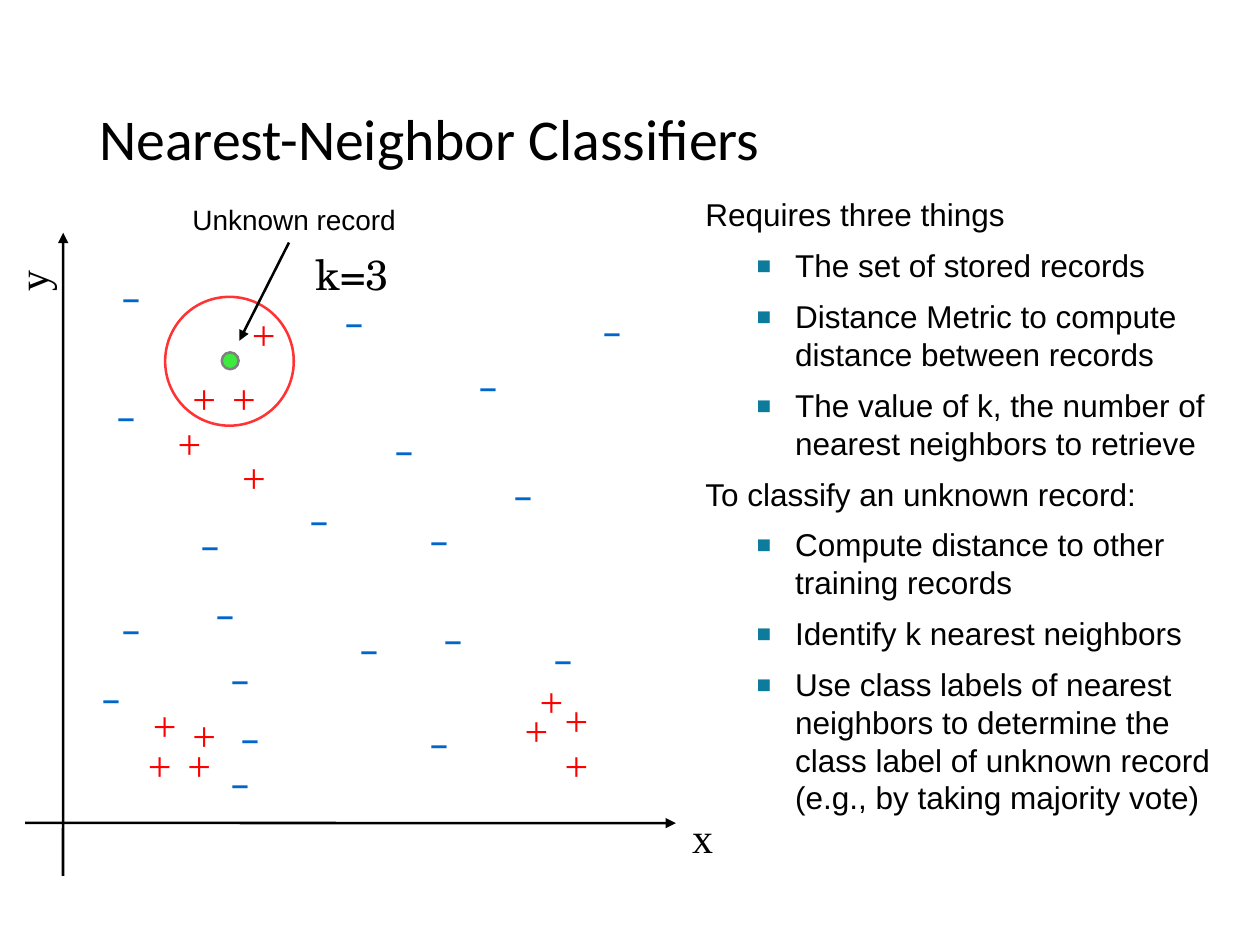
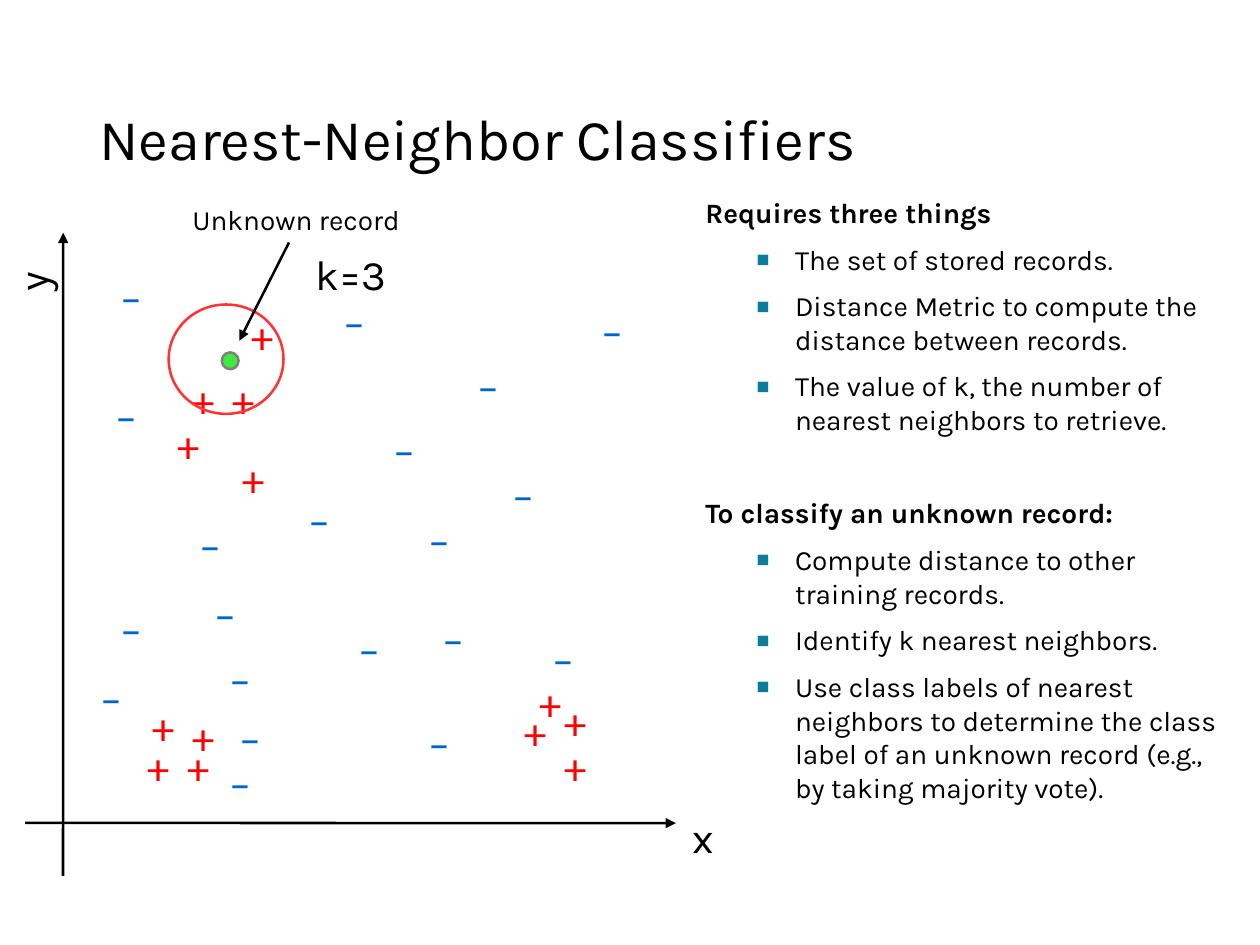
Before and after one commit to mhahsler/Introduction_to_Data_Mining_R_Examples, a slide deck: slide 12 of slides/chap4_alternative_classification.pptx. Drawn at 1260x945 pixels with LibreOffice and Linux fonts; fonts in the diff are those of the drawing. Boxes give left, top, right and bottom in pixels: in the first picture for what was removed or moved away, otherwise in the second. Text is boxed around its words. In the diff, an @@ line names an element or a change of style, - is before the commit and + after.

```diff
--- a/slides/chap4_alternative_classification.pptx
+++ b/slides/chap4_alternative_classification.pptx
@@ title "Nearest-Neighbor Classifiers" at [99, 120, 856, 174]: font Calibri to Karla @@
@@ text "Unknown record" at [192, 211, 400, 231]: font Arial to Karla @@
@@ text at [705, 203, 1113, 530]: size 18 to 16 pt, font Arial to Karla, bold on in "Requires three things", "To classify an unknown record:" @@
@@ text "k=3" at [316, 261, 386, 291]: font TeX Gyre Schola to Karla @@
@@ text at [795, 250, 1197, 437]: text changed; size 18 to 16 pt; font Arial to Karla @@
-  ▪ The set of stored records
-  ▪ Distance Metric to compute distance between records
-  ▪ The value of k, the number of nearest neighbors to retrieve
+  ▪ The set of stored records.
+  ▪ Distance Metric to compute the distance between records.
+  ▪ The value of k, the number of nearest neighbors to retrieve.
@@ ellipse: place and size @@
-ellipse at [165, 297, 294, 426]
+ellipse at [169, 305, 284, 415]
@@ text at [795, 550, 1216, 804]: text changed; size 18 to 16 pt; font Arial to Karla @@
-  ▪ Compute distance to other training records
-  ▪ Identify k nearest neighbors
-  ▪ Use class labels of nearest neighbors to determine the class label of unknown record (e.g., by taking majority vote)
+  ▪ Compute distance to other training records.
+  ▪ Identify k nearest neighbors.
+  ▪ Use class labels of nearest neighbors to determine the class label of an unknown record (e.g., by taking majority vote).
@@ font Times New Roman to Karla in 15 elements at [692, 833, 713, 853], [5, 274, 60, 292], [180, 367, 242, 430], [239, 302, 301, 365], [219, 367, 281, 430], [140, 694, 202, 757], [180, 704, 242, 767], [135, 733, 197, 796], [175, 733, 237, 796], [527, 669, 588, 732], [513, 699, 575, 762], [552, 689, 614, 752], [165, 411, 227, 474], [229, 446, 291, 509], [552, 733, 614, 796] @@
```
Also in this commit, not shown: 54 other slides changed, 1 slide added, 1 other file.
